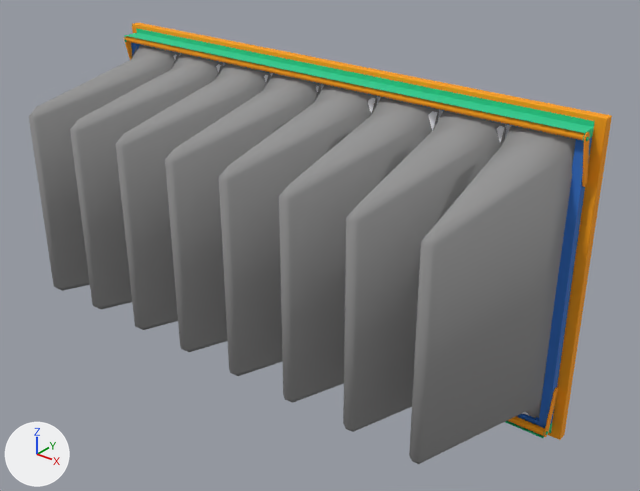
Renders of the FBX model models/fbx/ustanovka/filtrKasetni.FBX from each side of a commit.
Camera for both pictures: a 50 mm camera at (0.837, -1.075, 0.592) aimed at (0.063, -0.107, -0.009). The axes (+X, +Y, +Z) are drawn at lower left. The lights are the same throughout. Where no turn or scale is listed for an object, it has been applied to the vertices.

Names of what the first picture shows: 'filtrKasetni'.
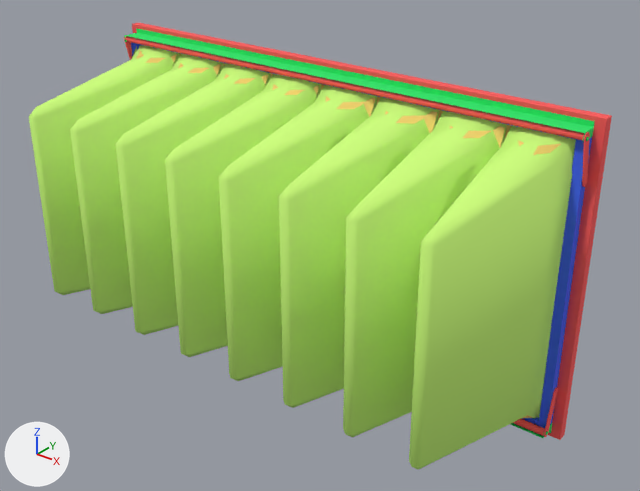
Edits to the scene script, one JSON object a line:
```json
{"op": "set", "path": "mat_17___default.base_color", "old": "(1.0, 0.353, 0.0)", "new": "(1.0, 0.098, 0.098)", "note": "orange #ffa000 -> red #ff5858"}
{"op": "set", "path": "mat_17___default_001.base_color", "old": "(0.0196, 0.604, 0.282)", "new": "(0.0157, 0.788, 0.141)", "note": "green #26cc91 -> green #22e669"}
{"op": "set", "path": "mat_material__5690.base_color", "old": "(0.0314, 0.169, 0.608)", "new": "(0.0471, 0.114, 1.0)", "note": "blue #3272cd -> blue #3d5fff"}
{"op": "set", "path": "mat_material__5690_001.base_color", "old": "(0.902, 0.914, 0.961)", "new": "(1.0, 0.737, 0.173)", "note": "white #f4f5fb -> yellow #ffdf73"}
{"op": "set", "path": "mat_material__5690_002.base_color", "old": "(0.294, 0.294, 0.294)", "new": "(0.612, 1.0, 0.196)", "note": "grey #949494 -> green #cdff7a"}
{"block": "me_mesh", "where": "me_mesh.from_pydata(...)  # 659 vertices, 1081 faces; spans x -0.45..0.45, y -0.304..0.0, z -0.25..0.25"}
{"block": "me_mesh", "where": "# used by ob_filtrkasetni; location = (0.0, 0.0, 0.0)"}
{"block": "me_mesh", "change": "me_mesh part 1: all 16 vertices in x -0.371..0.376, y -0.057, z -0.205..0.2 are moved by (0.0, -0.03, 0.0)"}
{"block": "me_mesh", "change": "me_mesh part 2: all 32 vertices in x -0.381..0.379, y -0.304..-0.288, z -0.16..-0.144 are moved by (0.0, 0.0, -0.009)"}
{"block": "me_mesh", "change": "me_mesh part 3: all 24 vertices in x -0.414..0.411, y -0.052..-0.05, z -0.21..-0.191 are moved by (0.0, 0.0, -0.009)"}
```

Boxes [x1, y1, x2, y2] around the edits, measured in the pictures (640 x 491 px; the box of a moved part takes in the faces that stretch with it):
```json
{"object": "filtrKasetni", "change": "recoloured, reshaped", "before": [29, 23, 612, 464], "after": [29, 23, 612, 470], "on screen": "grey to green"}
{"part": 1, "of": "me_mesh", "change": "moved or reshaped", "before": [173, 55, 529, 415], "after": [136, 51, 561, 418]}
{"part": 2, "of": "me_mesh", "change": "moved or reshaped", "before": [29, 67, 560, 464], "after": [29, 67, 560, 470]}
{"part": 3, "of": "me_mesh", "change": "moved or reshaped", "before": [60, 68, 572, 464], "after": [61, 68, 572, 469]}
```
